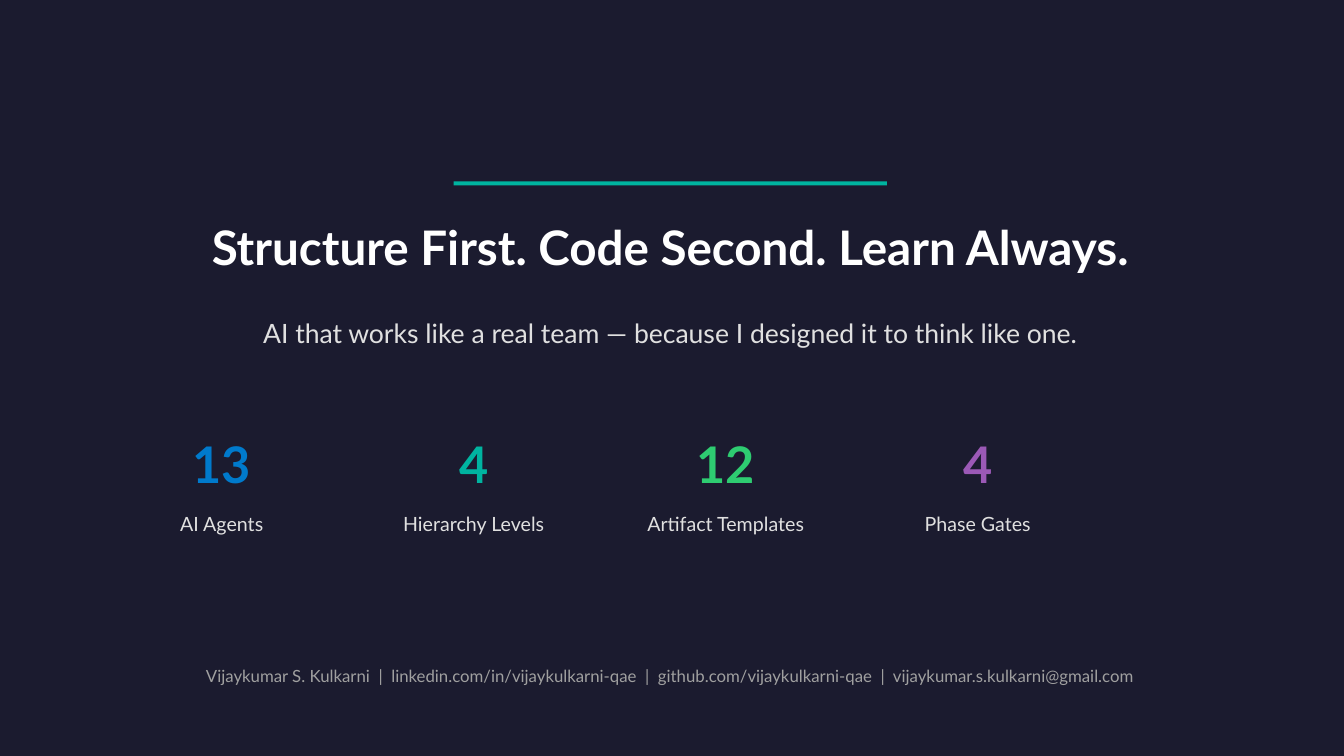
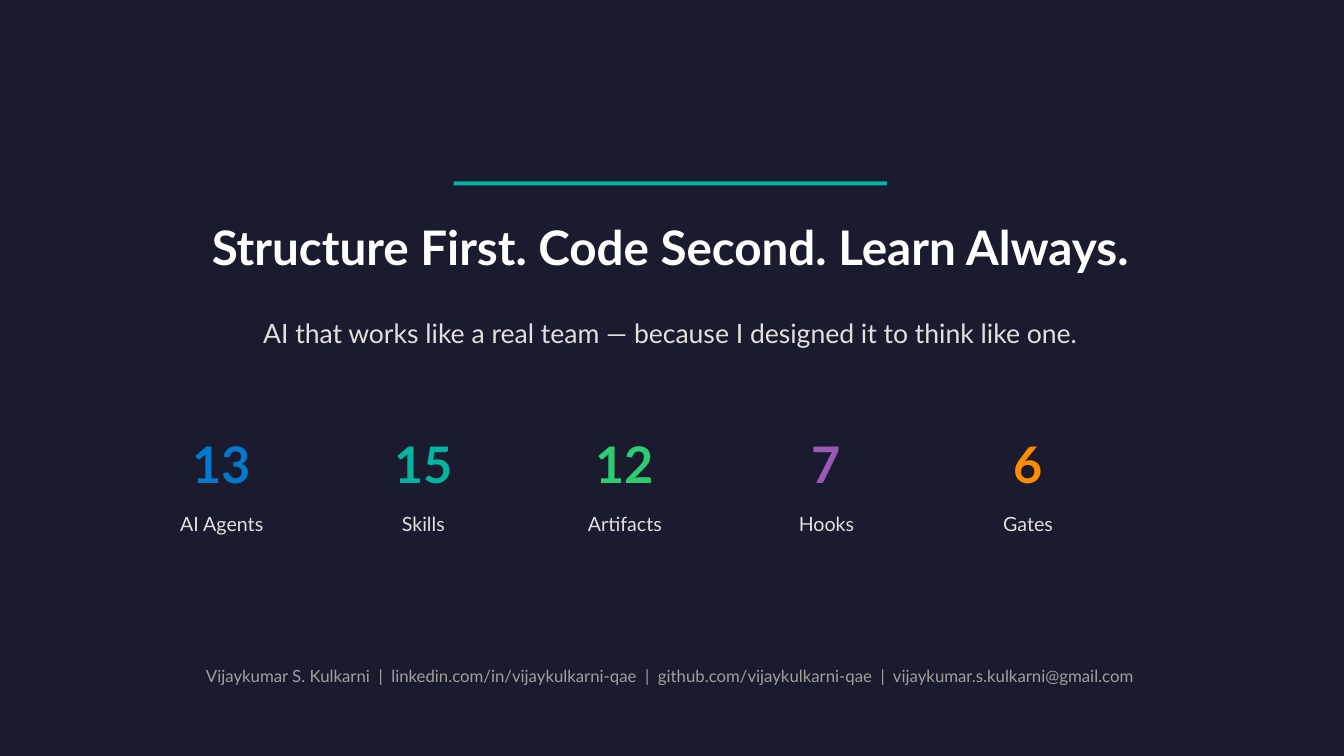
Before and after one commit to vijaykulkarni-qae/vijaykulkarni-qae, a slide deck: slide 8 of multi-agent-development-framework/MADF_Framework.pptx (slide 7 before the commit). Drawn at 1344x756 pixels with LibreOffice and Linux fonts; fonts in the diff are those of the drawing. Boxes give left, top, right and bottom in pixels: in the first picture for what was removed or moved away, otherwise in the second. Text is boxed around its words. In the diff, an @@ line names an element or a change of style, - is before the commit and + after.

```diff
--- a/multi-agent-development-framework/MADF_Framework.pptx
+++ b/multi-agent-development-framework/MADF_Framework.pptx
@@ text at [394,446,452,484]: text changed @@
-4
+15
@@ text "12": place and size @@
-text "12" at [697,446,755,483]
+text "12" at [596,446,654,483]
@@ text at [812,446,841,483]: text changed @@
-4
+7
@@ text added at [1014,446,1043,484], 36 pt, text #FF8C00, bold @@
+6
@@ text at [402,516,445,531]: text changed @@
-Hierarchy Levels
+Skills
@@ text at [588,516,662,531]: text changed @@
-Artifact Templates
+Artifacts
@@ text added at [799,516,854,531], 14 pt, text #E0E0E0 @@
+Hooks
@@ text at [1003,517,1053,531]: text changed @@
-Phase Gates
+Gates
```
Also in this commit, not shown: 3 other slides changed, 3 slides added, 2 slides removed, 2 other files.
